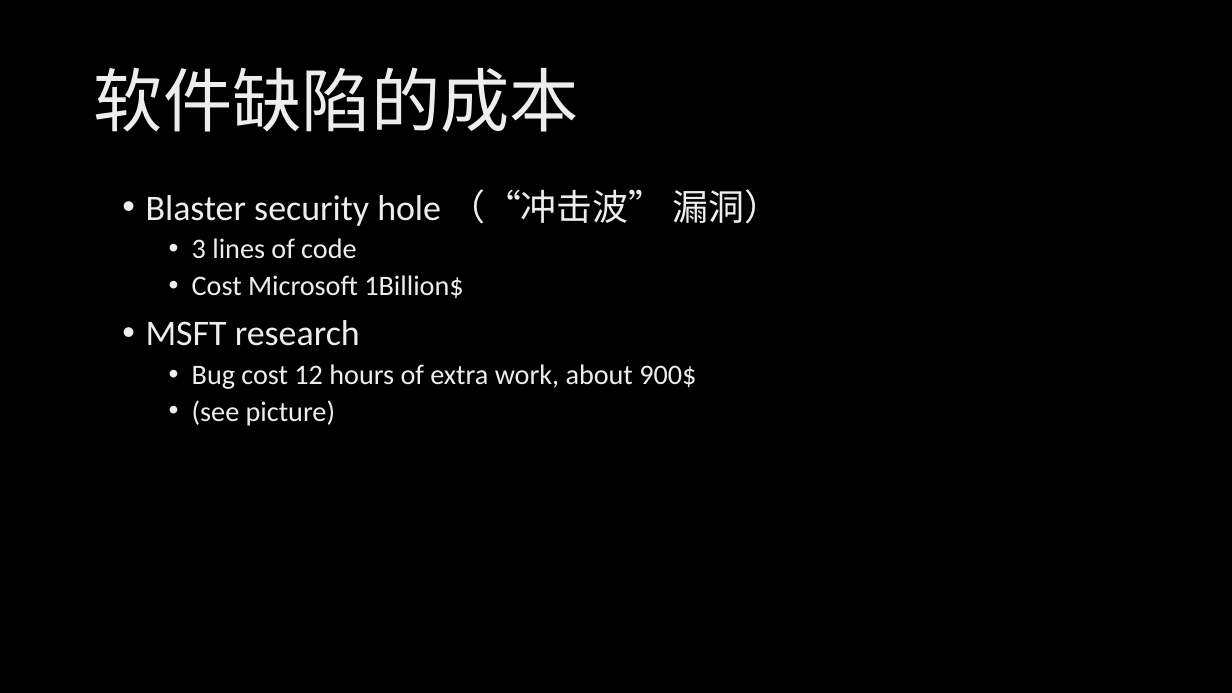
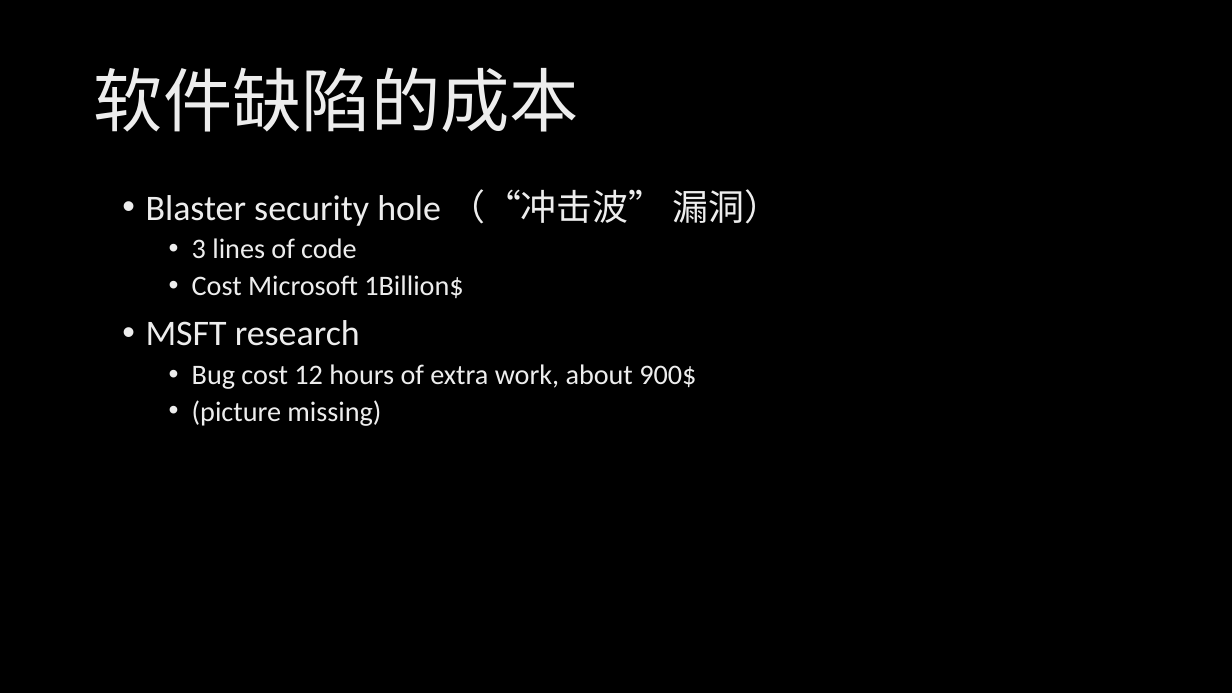
Before and after one commit to xinase/ASE, a slide deck: slide 33 of chapter1/ASE_1_SoftwareEngineering.pptx (slide 32 before the commit). Drawn at 1232x693 pixels with LibreOffice and Linux fonts; fonts in the diff are those of the drawing; background and template pictures are left out. Boxes give left, top, right and bottom in pixels: in the first picture for what was removed or moved away, otherwise in the second. Text is boxed around its words. In the diff, an @@ line names an element or a change of style, - is before the commit and + after.

```diff
--- a/chapter1/ASE_1_SoftwareEngineering.pptx
+++ b/chapter1/ASE_1_SoftwareEngineering.pptx
@@ text at (x1=192, y1=400, x2=381, y2=426): text changed @@
-  • (see picture)
+  • (picture missing)
```
Also in this commit, not shown: 10 other slides changed, 1 slide added, 1 other file.
